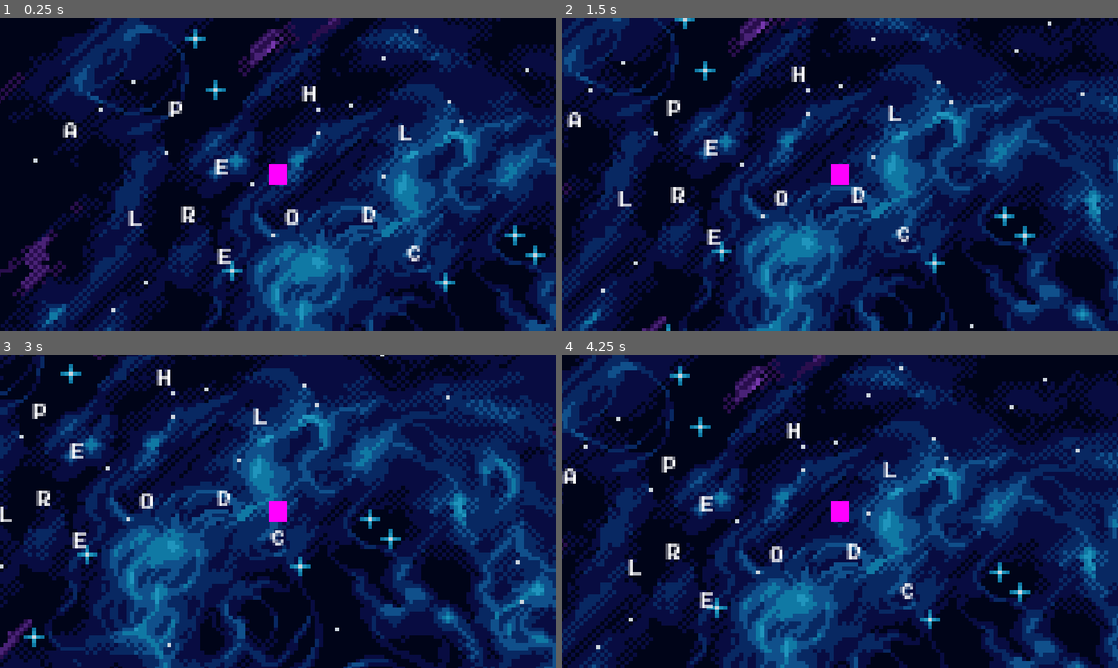
Above: before the commit, frames 1-4 (two rows, left to right).
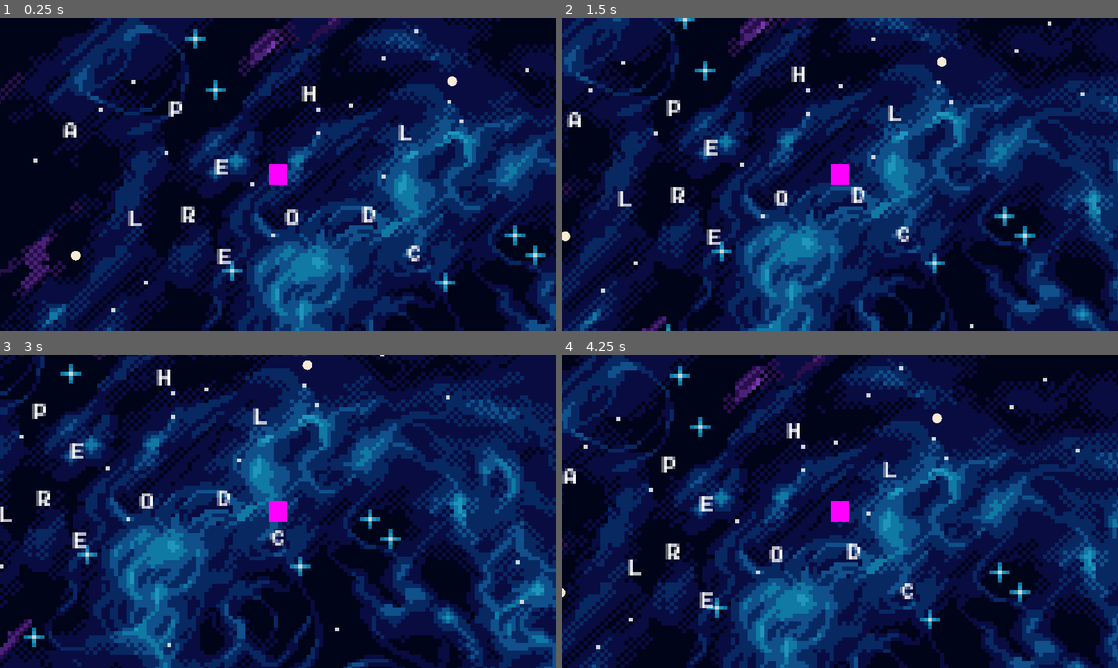
Above: after the commit, the same moments.

Repository: M-a-b-e-l/CISC2540---2D-Game-group-6
Game: Godot game, scene res://Scenes/Minigame3/MiniGame3.tscn
The game is run twice, just before and just after one commit, with the same random seed, the same clock (stepped at 60 frames per second) and the same inputs. This scene is started directly instead of the project's main scene.
Inputs (mouse positions are in pixels of both pictures, inside the frame that each line leads up to):
- Up to frame 1 (0.25 s): no input
- Up to frame 2 (1.5 s): tap Enter at 0.5 s; move the mouse to (634, 130) at 0.52 s; hold Right (ui_right) 0.53-1.28 s; click (634, 130) at 0.6 s; move the mouse to (667, 108) at 1.27 s; hold Down (ui_down) from 1.28 s (still down); click (667, 108) at 1.35 s
- Up to frame 3 (3 s): move the mouse to (61, 486) at 2.02 s; release Down (ui_down) at 2.03 s; hold Right (ui_right) 2.03-2.78 s; click (61, 486) at 2.1 s; move the mouse to (272, 517) at 2.77 s; hold Up (ui_up) from 2.78 s (still down); click (272, 517) at 2.85 s
- Up to frame 4 (4.25 s): move the mouse to (639, 589) at 3.52 s; release Up (ui_up) at 3.53 s; hold Left (ui_left) from 3.53 s (still down); click (639, 589) at 3.6 s

The runs differ from the first frame. In frame 1, less than 0.1% of the frame differs, in the area x 12-83%, y 18-78%; in frame 2, less than 0.1%; in frame 3, less than 0.1%; in frame 4, less than 0.1%.

Commit message:
Editing Drop Zones

Diff:
--- a/group_6_2d_game/Scenes/Minigame3/DraggableArea.tscn
+++ b/group_6_2d_game/Scenes/Minigame3/DraggableArea.tscn
@@ -1,17 +1,8 @@
 [gd_scene load_steps=2 format=3 uid="uid://dv4a64hrg8wic"]
 
-[sub_resource type="RectangleShape2D" id="RectangleShape2D_6hbnc"]
-size = Vector2(126, 126)
+[ext_resource type="Script" path="res://Scenes/Minigame3/drop.gd" id="1_7kkq8"]
 
 [node name="DraggableArea" type="Node2D"]
 
-[node name="Area2D" type="StaticBody2D" parent="." groups=["droppable"]]
-
-[node name="CollisionShape2D" type="CollisionShape2D" parent="Area2D"]
-shape = SubResource("RectangleShape2D_6hbnc")
-
-[node name="ColorRect" type="ColorRect" parent="Area2D"]
-offset_left = -64.0
-offset_top = -64.0
-offset_right = 64.0
-offset_bottom = 64.0
+[node name="DropZone" type="Marker2D" parent="." groups=["droppable"]]
+script = ExtResource("1_7kkq8")
--- a/group_6_2d_game/Scenes/Minigame3/Letters/letters.gd
+++ b/group_6_2d_game/Scenes/Minigame3/Letters/letters.gd
@@ -1,8 +1,6 @@
 extends Area2D
 
 var selected = false
-
-
 
 func _on_input_event(viewport: Node, event: InputEvent, shape_idx: int):
 	if Input.is_action_just_pressed("click"):
--- a/group_6_2d_game/Scenes/Minigame3/MiniGame3.tscn
+++ b/group_6_2d_game/Scenes/Minigame3/MiniGame3.tscn
@@ -11,6 +11,7 @@
 [ext_resource type="PackedScene" uid="uid://lajh7fatllmb" path="res://Scenes/Minigame3/Letters/O.tscn" id="9_nk7qf"]
 [ext_resource type="PackedScene" uid="uid://gchjy45n0qob" path="res://Scenes/Minigame3/Letters/D.tscn" id="10_as1sj"]
 [ext_resource type="PackedScene" uid="uid://cnyqgdqf6gvuc" path="res://Scenes/Minigame3/Letters/R.tscn" id="11_y2h4m"]
+[ext_resource type="PackedScene" uid="uid://dv4a64hrg8wic" path="res://Scenes/Minigame3/DraggableArea.tscn" id="12_x7dgv"]
 
 [sub_resource type="PlaceholderTexture2D" id="PlaceholderTexture2D_j24r7"]
 
@@ -86,3 +87,9 @@
 
 [node name="L2" parent="." instance=ExtResource("5_0xjut")]
 position = Vector2(827, 216)
+
+[node name="DraggableArea" parent="." instance=ExtResource("12_x7dgv")]
+position = Vector2(158, 493)
+
+[node name="DraggableArea2" parent="." instance=ExtResource("12_x7dgv")]
+position = Vector2(938, 132)
--- /dev/null
+++ b/group_6_2d_game/Scenes/Minigame3/drop.gd
@@ -0,0 +1,26 @@
+extends Marker2D
+
+
+
+func _draw():
+	draw_circle(Vector2.ZERO, 10, Color.ANTIQUE_WHITE, true)
+
+func select():
+	for child in get_tree().get_nodes_in_group("droppable"):
+		child.deselect()
+	modulate = Color.AQUAMARINE
+
+func deselect():
+	modulate = Color.WHITE
+
+
+#var selected = false
+
+#func _ready():
+	#modulate = Color(Color.MEDIUM_ORCHID, 0.7)
+#
+#func _process(delta: float):
+	#if selected:
+		#visible = true
+	#else:
+		#visible = false
Not shown: 1 places in group_6_2d_game/Scenes/Minigame3/MiniGame3.tscn that only renumber resources
